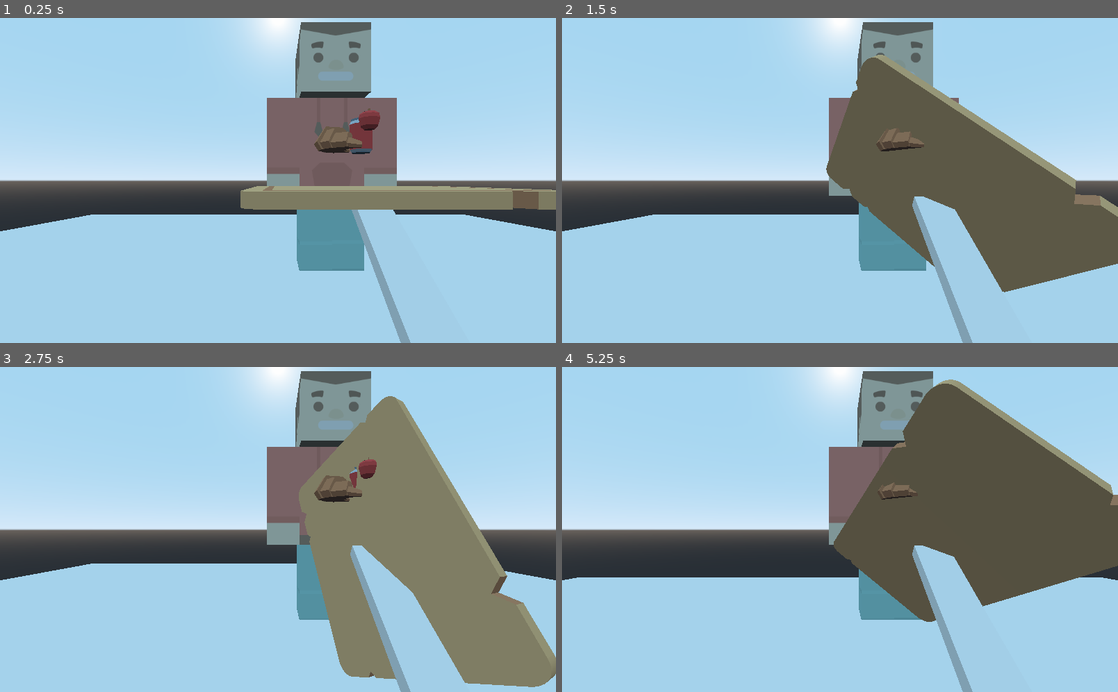
Above: before the commit, frames 1-4 (two rows, left to right).
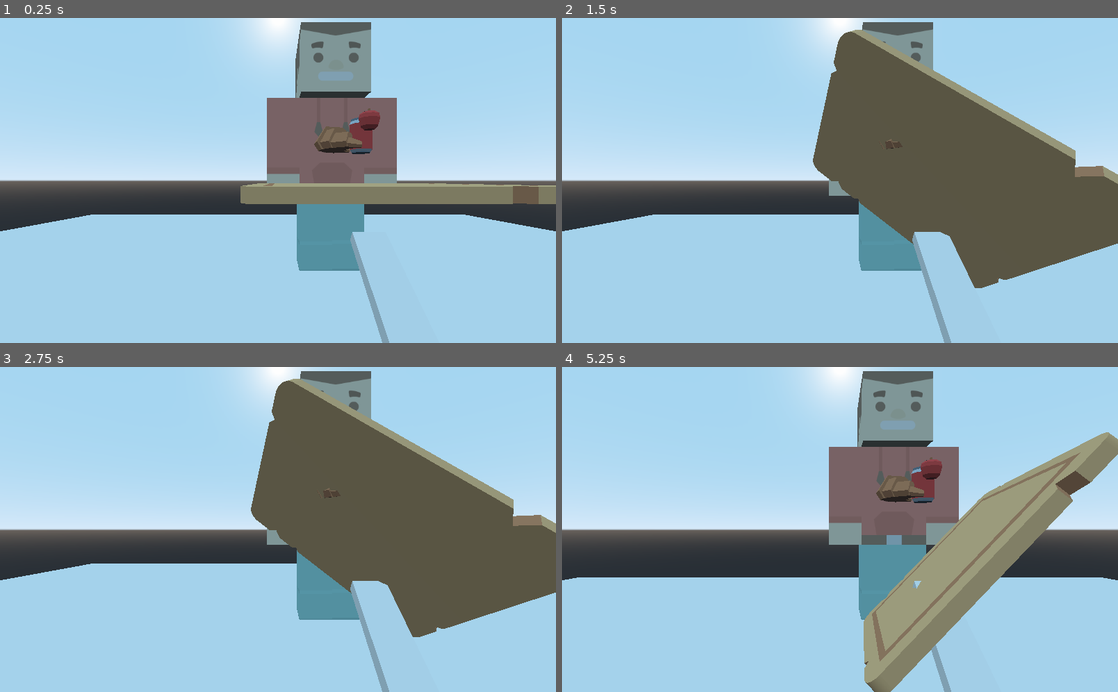
Above: after the commit, the same moments.

Repository: GameJams-butnamealreadytaken/LD49-Poutinegrade
Game: Godot game, scene res://assets/levels/test/test.tscn
Two runs of this game, one before a commit and one after it. Both use one fixed random seed, a clock stepped at 60 frames per second and the inputs below. This scene is started directly instead of the project's main scene.
Inputs:
- Up to frame 1 (0.25 s): no input
- Up to frame 2 (1.5 s): tap Enter at 0.5 s; hold Right (tray_right) 0.53-1.28 s; hold Up (tray_front) 0.53-1.28 s; hold Down (tray_back) from 1.28 s (still down); tap Up (tray_front) at 1.35 s
- Up to frame 3 (2.75 s): release Down (tray_back) at 2.03 s; hold Right (tray_right) from 2.03 s (still down); hold Up (tray_front) from 2.03 s (still down)
- Up to frame 4 (5.25 s): release Right (tray_right) at 2.78 s; release Up (tray_front) at 2.78 s; hold Z (move_forward) 2.78-3.53 s; tap Up (tray_front) at 2.85, 4.35 s; tap R (tray_reset, bound only after the commit) at 3.5, 4.15 s; hold Up (tray_front) 3.53-4.28 s; hold Left (tray_left) 3.53-5.03 s; hold Down (tray_back) from 5.03 s (still down); hold Up (tray_front) from 5.03 s (still down)

The runs differ from the first frame. In frame 1, 3.2% of the frame differs, in the area x 43-100%, y 50-100%; in frame 2, 9.4%; in frame 3, 31%, in the area x 45-100%, y 3-100%; in frame 4, 26%.

Commit message:
Added tray reset + dyn/kine swap

Diff:
--- a/project/assets/prefabs/tray/tray.tscn
+++ b/project/assets/prefabs/tray/tray.tscn
@@ -14,18 +14,7 @@
 [node name="Spatial" type="Spatial"]
 
 [node name="Camera" type="Camera" parent="."]
-transform = Transform( 1, 0, 0, 0, 1, 0, 0, 0, 1, 0, 0.354154, 1.66637 )
-
-[node name="KineBody_tray" type="KinematicBody" parent="."]
-transform = Transform( 2, 0, 0, 0, 2, 0, 0, 0, 2, 0, 0, 0 )
-script = ExtResource( 1 )
-
-[node name="cuttingBoard" parent="KineBody_tray" instance=ExtResource( 3 )]
-transform = Transform( -5.68248e-08, 0, 1.3, 0, 1.3, 0, -1.3, 0, -5.68248e-08, 0, -0.0260066, 0 )
-
-[node name="CollisionShape" type="CollisionShape" parent="KineBody_tray"]
-transform = Transform( 0.535, 0, 0, 0, 0.026, 0, 0, 0, 0.377, 0, 0, 0 )
-shape = SubResource( 1 )
+transform = Transform( 1, 0, 0, 0, 1, 0, 0, 0, 1, 0, 0.354154, 2.68342 )
 
 [node name="Apple" parent="." instance=ExtResource( 2 )]
 transform = Transform( 1, 0, 0, 0, 1, 0, 0, 0, 1, 0, 0.661509, 0 )
@@ -33,11 +22,14 @@
 [node name="SodaCan" parent="." instance=ExtResource( 4 )]
 transform = Transform( 1, 0, 0, 0, 1, 0, 0, 0, 1, -0.00958586, 0.554863, -0.188009 )
 
+[node name="Croissant" parent="." instance=ExtResource( 6 )]
+transform = Transform( 1, 0, 0, 0, 1, 0, 0, 0, 1, -0.328215, 0.478973, 0.0721218 )
+
 [node name="sceneCharacter" parent="." instance=ExtResource( 5 )]
 transform = Transform( 1, 0, 0, 0, 1, 0, 0, 0, 1, 0, -1.61482, -1.70964 )
 
 [node name="KineBody_arm" type="KinematicBody" parent="."]
-transform = Transform( 1, 0, 0, 0, 0.807074, -0.590451, 0, 0.590451, 0.807074, 0, -0.429361, 0.443 )
+transform = Transform( 1, 0, 0, 0, 0.807074, -0.590451, 0, 0.590451, 0.807074, 0, -0.752149, 0.443 )
 
 [node name="Arm" type="CSGBox" parent="KineBody_arm"]
 width = 0.303
@@ -46,7 +38,16 @@
 
 [node name="CollisionShape" type="CollisionShape" parent="KineBody_arm"]
 transform = Transform( 0.15, 0, 0, 0, 0.055, 0, 0, 0, 0.6, 0, 0, 0 )
+shape = SubResource( 1 )
+
+[node name="RigidBody_tray" type="RigidBody" parent="."]
+transform = Transform( 1, 0, 0, 0, 1, 0, 0, 0, 1, 0, 0.259793, 0 )
+mode = 3
+script = ExtResource( 1 )
+
+[node name="CollisionShape" type="CollisionShape" parent="RigidBody_tray"]
+transform = Transform( 1.07, 0, 0, 0, 0.052, 0, 0, 0, 0.754, 0, -0.230115, 0 )
 shape = SubResource( 2 )
 
-[node name="Croissant" parent="." instance=ExtResource( 6 )]
-transform = Transform( 1, 0, 0, 0, 1, 0, 0, 0, 1, -0.328215, 0.478973, 0.0721218 )
+[node name="cuttingBoard" parent="RigidBody_tray" instance=ExtResource( 3 )]
+transform = Transform( -1.1365e-07, 0, 2.6, 0, 2.6, 0, -2.6, 0, -1.1365e-07, 0, -0.282128, 0 )
--- a/project/assets/prefabs/tray/trayController.gd
+++ b/project/assets/prefabs/tray/trayController.gd
@@ -1,31 +1,50 @@
-extends Spatial
+extends RigidBody
 
 export(float) var rotation_speed = 1.0
+export(float) var rotation_max = 45.0
 
 var rot_angle_z = 0.0
 var rot_angle_x = 0.0
 
+var current_scale
+
 # Called when the node enters the scene tree for the first time.
 func _ready():
-    pass # Replace with function body.
-
+    current_scale = transform.basis.get_scale()
 
 # Called every frame. 'delta' is the elapsed time since the previous frame.
 func _process(delta):
     rot_angle_x = 0.0
     rot_angle_z = 0.0
 
-    if Input.is_action_pressed("tray_front"):
-        rot_angle_x = -rotation_speed * delta
-    elif Input.is_action_pressed("tray_back"):
-        rot_angle_x = rotation_speed * delta
+    if mode == MODE_KINEMATIC:
+        var rotation_x = abs(rad2deg(get_transform().basis.get_euler().x))
+        var rotation_z = abs(rad2deg(get_transform().basis.get_euler().z))
 
-    if Input.is_action_pressed("tray_left"):
-        rot_angle_z = rotation_speed * delta
-    elif Input.is_action_pressed("tray_right"):
-        rot_angle_z = -rotation_speed * delta
+        if rotation_x > rotation_max or rotation_z > rotation_max:
+            mode = MODE_RIGID
 
+        if Input.is_action_pressed("tray_front"):
+            rot_angle_x = -rotation_speed * delta
+        elif Input.is_action_pressed("tray_back"):
+            rot_angle_x = rotation_speed * delta
+
+        if Input.is_action_pressed("tray_left"):
+            rot_angle_z = rotation_speed * delta
+        elif Input.is_action_pressed("tray_right"):
+            rot_angle_z = -rotation_speed * delta
+
+    if Input.is_action_pressed("tray_reset"):
+        resetTray()
+
+func resetTray():
+    mode = MODE_KINEMATIC
+
+    transform.basis = Basis()
+    transform = transform.basis.scaled(current_scale)
 
 func _physics_process(_delta):
-    rotate_x(rot_angle_x)
-    rotate_z(rot_angle_z)
+    if rot_angle_x != 0.0:
+        rotate_x(rot_angle_x)
+    if rot_angle_z != 0.0:
+        rotate_z(rot_angle_z)
--- a/project/project.godot
+++ b/project/project.godot
@@ -58,6 +58,11 @@
 "events": [ Object(InputEventKey,"resource_local_to_scene":false,"resource_name":"","device":0,"alt":false,"shift":false,"control":false,"meta":false,"command":false,"pressed":false,"scancode":16777234,"unicode":0,"echo":false,"script":null)
  ]
 }
+tray_reset={
+"deadzone": 0.5,
+"events": [ Object(InputEventKey,"resource_local_to_scene":false,"resource_name":"","device":0,"alt":false,"shift":false,"control":false,"meta":false,"command":false,"pressed":false,"scancode":82,"unicode":0,"echo":false,"script":null)
+ ]
+}
 
 [physics]
 
